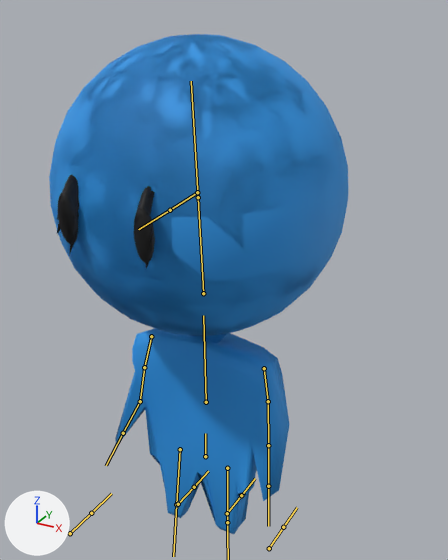
The FBX model Assets/Prefabs/Character 1.fbx: old version first, new version second.
The view is the same before and after, from a 50 mm lens placed at (3.74, -7.96, 7.44), pointed at (-0.46, -0.32, 3.61). The lights are fixed; the arrows at lower left show +X, +Y and +Z. Both versions are drawn at frame 1 of the action 'Armature|death'; the numbers are the values there. The bones that bend it are drawn over the model as lines.
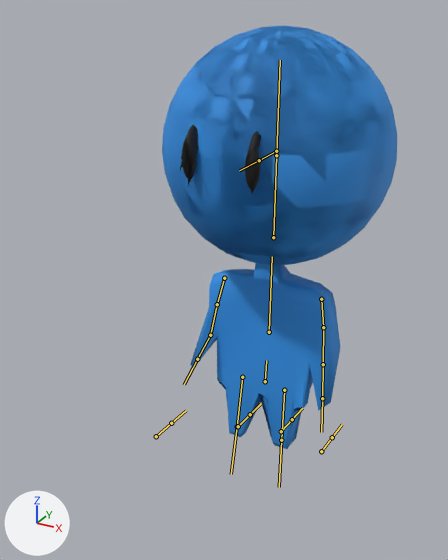
What differs and where, as boxes [x1, y1, x2, y2] in the pictures (448 x 560 px):
'Cube', posed (21% narrower, 15% shorter): before [49, 34, 348, 534]; after [162, 26, 397, 449]
bone 'Turso', root to tip: before (205, 456) to (205, 433); after (265, 381) to (266, 360)
bone 'Chest', root to tip: before (206, 402) to (203, 315); after (269, 332) to (272, 256)

What the commit changed:
Object 'Armature' (bone_rig_object) moves from (0.07, 0.0, 0.37) to (0.0, 0.0, 2.24).
Object 'Armature' (bone_rig_object) turns from (3, 0, 0) to (0, 0, 0) degrees about its own x, y and z.
Bone 'Turso' (bone_turso) moves from (-0.29, 0.79, 1.31) to (-0.29, -1.12, -0.95).
Bone 'Chest' (bone_chest) moves from (-1.24, 0.79, -0.27) to (1.02, -1.12, -0.3).
